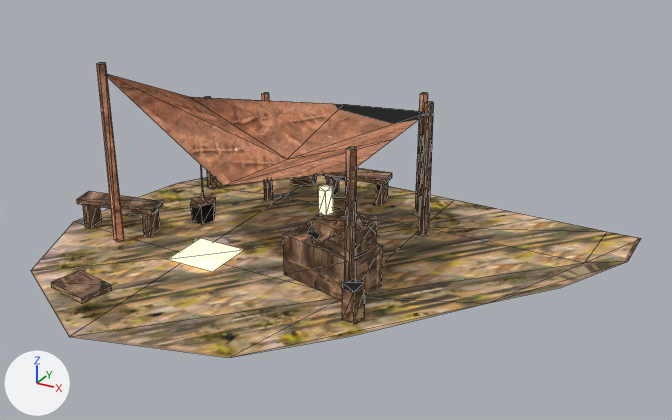
The glTF model godot/project/assets/forest_rescue/landmarks/lf_env_camp_props_LOD2.glb, before and after one commit.
Rendered twice from a 50 mm lens placed at (7.2, -11.04, 6.21), pointed at (1.36, -0.42, 0.9). Arrows for +X, +Y and +Z are at lower left; the lights stay in place. The first picture is the older version. Mesh edges are drawn as thin lines. Where no turn or scale is listed for an object, it has been applied to the vertices. Vertices at exactly the same position are counted once.

Objects in the first picture: 'lf_env_camp_props_LOD2', 'lf_env_camp_props_base_LOD2', 'lf_env_camp_props_cloth_LOD2'.
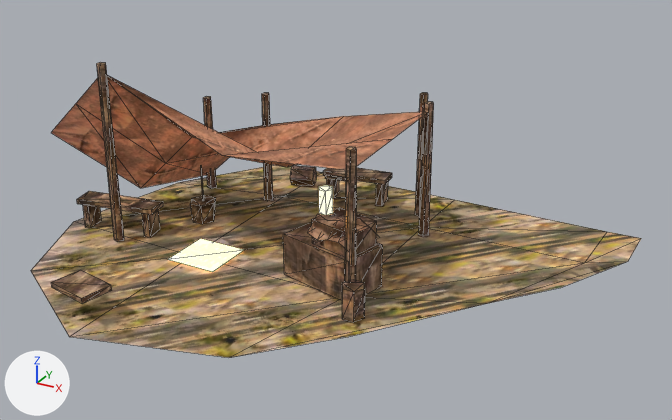
What the commit changed:
me_lf_env_camp_props_base_lod2 has 19 vertices, 22 faces and spans x -3.18..5.02, y -3.7..2.82, z -0.06..0.0.
me_lf_env_camp_props_base_lod2 is used by ob_lf_env_camp_props_base_lod2; location (0.0, 0.0, 0.0).
me_lf_env_camp_props_base_lod2 part 1: texture (UV) coordinates of 22 of 22 faces, centred in x -2.21..4.85, y -2.64..2.38, z -0.04..-0.01, changed; they spanned u 0.0..0.64, v 0.0..0.8 and now span u 0.0..0.63, v 0.0..0.79.
me_lf_env_camp_props_cloth_lod2 is used by ob_lf_env_camp_props_cloth_lod2; location (0.0, 0.0, 0.0).
me_lf_env_camp_props_cloth_lod2 had 15 vertices, 16 faces and spanned x -2.02..2.02, y -1.22..2.07, z 0.25..2.65.
me_lf_env_camp_props_cloth_lod2 now has 15 vertices, 16 faces and spans x -3.21..2.02, y -1.22..1.24, z 0.23..2.65.
Part 2, on me_lf_env_camp_props_cloth_lod2:
Vertex 1 of me_lf_env_camp_props_cloth_lod2 moves from (-1.44, 0.0, 2.05) at pixel (189, 96) to (-1.44, 0.0, 1.4) at pixel (192, 136).
Vertex 2 of me_lf_env_camp_props_cloth_lod2 moves from (-0.85, 1.22, 1.75) to (-0.85, 1.22, 1.34).
Vertex 3 of me_lf_env_camp_props_cloth_lod2 moves from (0.0, -1.22, 1.3) at pixel (223, 185) to (0.0, -1.22, 1.74) at pixel (221, 155).
Vertex 4 of me_lf_env_camp_props_cloth_lod2 moves from (0.29, 0.0, 1.34) at pixel (287, 159) to (0.29, 0.0, 1.21) at pixel (287, 167).
Vertex 5 of me_lf_env_camp_props_cloth_lod2 moves from (0.59, 1.22, 1.9) at pixel (343, 104) to (0.59, 1.22, 1.71) at pixel (343, 116).
Vertex 7 of me_lf_env_camp_props_cloth_lod2 moves from (2.02, 0.0, 1.95) at pixel (393, 139) to (2.02, 0.0, 1.95) at pixel (393, 138).
Vertex 8 of me_lf_env_camp_props_cloth_lod2 moves from (2.02, 1.22, 2.0) to (2.02, 1.22, 2.01).
Vertex 9 of me_lf_env_camp_props_cloth_lod2 moves from (-1.46, -0.21, 1.62) to (-2.62, -1.22, 2.1) at pixel (75, 103).
Vertex 10 of me_lf_env_camp_props_cloth_lod2 moves from (-1.43, 0.77, 1.31) to (-2.02, 0.01, 0.85) at pixel (165, 163).
Vertex 11 of me_lf_env_camp_props_cloth_lod2 moves from (-1.58, 1.43, 1.23) to (-1.46, 1.23, 0.78).
Vertex 12 of me_lf_env_camp_props_cloth_lod2 moves from (-0.89, 0.8, 0.6) to (-3.21, -1.21, 1.54) at pixel (50, 132).
Vertex 13 of me_lf_env_camp_props_cloth_lod2 moves from (-1.11, 1.43, 0.43) to (-2.6, 0.01, 0.29) at pixel (140, 188).
Vertex 14 of me_lf_env_camp_props_cloth_lod2 moves from (-1.4, 2.07, 0.25) to (-2.06, 1.24, 0.23).
me_lf_env_camp_props_lod2 has 220 vertices, 318 faces and spans x -2.95..2.4, y -3.49..2.31, z 0.0..2.78.
me_lf_env_camp_props_lod2 is used by ob_lf_env_camp_props_lod2_1; location (0.0, 0.0, 0.0).
me_lf_env_camp_props_lod2 part 3: texture (UV) coordinates of 318 of 318 faces, centred in x -2.93..2.38, y -3.45..2.26, z 0.0..2.78, changed; they spanned u 0.0..0.96, v 0.0..1.0 and now span u 0.0..1.0, v 0.0..0.97.

Pixel boxes [x1, y1, x2, y2] of what changed, in the pictures (672 x 420 px):
'lf_env_camp_props_cloth_LOD2', reshaped (17% wider): before [107, 74, 427, 185]; after [51, 75, 426, 188]
part 1 of me_lf_env_camp_props_base_lod2, surface changed: before [31, 174, 641, 358]; after [31, 165, 641, 358]
part 3 of me_lf_env_camp_props_lod2, surface changed: [51, 62, 434, 322] in both
